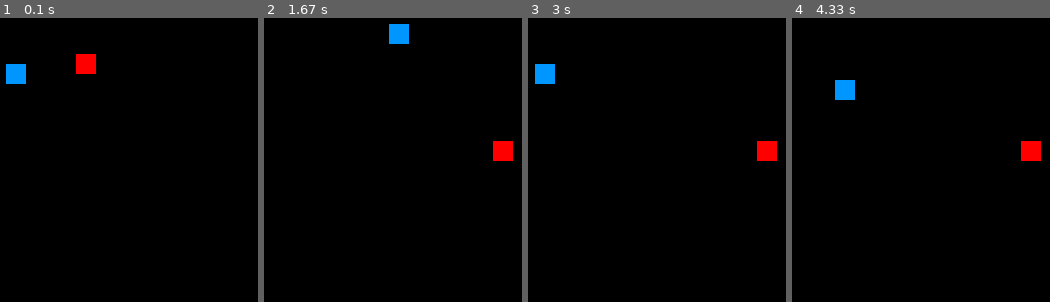
Above: before the commit, frames 1-4 (left to right).
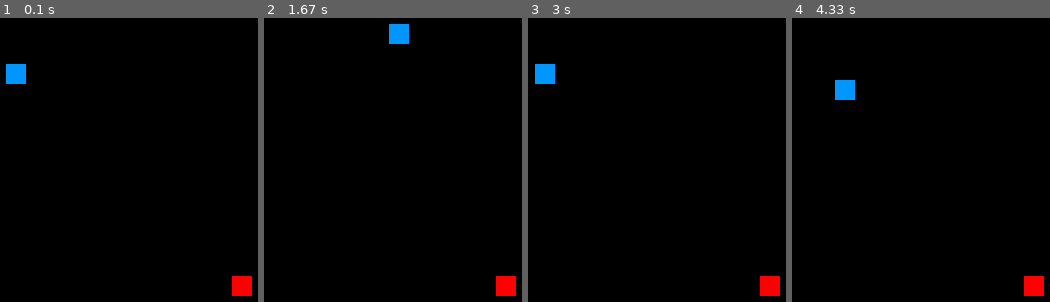
Above: after the commit, the same moments.

Repository: ltarnowski1/Snake---Python-Pygame-2D-game
Game: pygame game, started from run.py
Same seed, same stepped clock (60 frames per second), same inputs: the game is played once before the commit and once after it.
Inputs:
- Up to frame 1 (0.1 s): no input
- Up to frame 2 (1.67 s): hold D 0.33-0.8 s; hold W 0.83-1.13 s; hold D 1.17-1.63 s
- Up to frame 3 (3 s): hold A 1.67-2.2 s; hold S 2.23-2.53 s; hold A 2.57-2.97 s
- Up to frame 4 (4.33 s): hold W 3-3.37 s; tap Space at 3.07, 3.47, 3.77, 4.13 s; hold D 3.4-4.03 s; hold S from 4.07 s (still down)

The runs differ from the first frame. In frame 1, 1.1% of the frame differs, in the area x 29-98%, y 12-98%; in frame 2, 1.1%; in frame 3, 1.1%; in frame 4, 1.1%.

Commit message:
Added Cube and Food classes

Diff:
--- /dev/null
+++ b/cube.py
@@ -0,0 +1,10 @@
+
+
+class Cube:
+
+    def __init__(self, color, pos_x, pos_y, size_x, size_y):
+        self.color = color
+        self.pos_x = pos_x
+        self.pos_y = pos_y
+        self.size_x = size_x
+        self.size_y = size_y
--- /dev/null
+++ b/food.py
@@ -0,0 +1,17 @@
+import cube
+import pygame as p
+import random as r
+
+
+class Food(cube.Cube):
+
+    def __init__(self, color, range_x, range_y, size_x, size_y):
+        xa, xb = range_x
+        ya, yb = range_y
+        cube.Cube.__init__(self, color, r.randint(xa, xb), r.randint(ya, yb), size_x, size_y)
+
+    def draw_food_rect(self):
+        pass
+
+    def init_rect_from_food(self):
+        return p.Rect(self.pos_x, self.pos_y, self.size_x, self.size_y)
--- a/Run.py
+++ b/run.py
@@ -1,5 +1,5 @@
+from food import Food
 import pygame as p
-import random as r
 import sys
 
 
@@ -14,7 +14,8 @@
         p.display.set_caption('Snake')
         self.head = p.Rect(100, 100, 20, 20)
         self.clock = p.time.Clock()
-        self.food = p.Rect(r.randint(0, 580), r.randint(0, 580), 20, 20)
+        self.food = Food((255, 0, 0), (0, 580), (0, 580), 20, 20)    # color, rangeX, rangeY, sizeX, sizeY
+        self.foodRect = self.food.init_rect_from_food()
 
     def execution(self):
         while True:
@@ -48,9 +49,11 @@
 
     def loop(self, clock):
         clock.tick(150)
-        if self.food.colliderect(self.head):
-            del self.food
-            self.food = p.Rect(r.randint(0, 580), r.randint(0, 580), 20, 20)
+        if self.foodRect.colliderect(self.head):
+            print('KOLIZJA')
+            del self.foodRect, self.food
+            self.food = Food((255, 0, 0), (0, 580), (0, 580), 20, 20)
+            self.foodRect = self.food.init_rect_from_food()
         self.snake_move()
 
     def snake_move(self):
@@ -65,7 +68,7 @@
 
     def render(self):
         self.screen.fill((0, 0, 0))
-        p.draw.rect(self.screen, (255, 0, 0), self.food)
+        p.draw.rect(self.screen, self.food.color, self.foodRect)
         p.draw.rect(self.screen, (0, 150, 255), self.head)
         p.display.flip()
 
